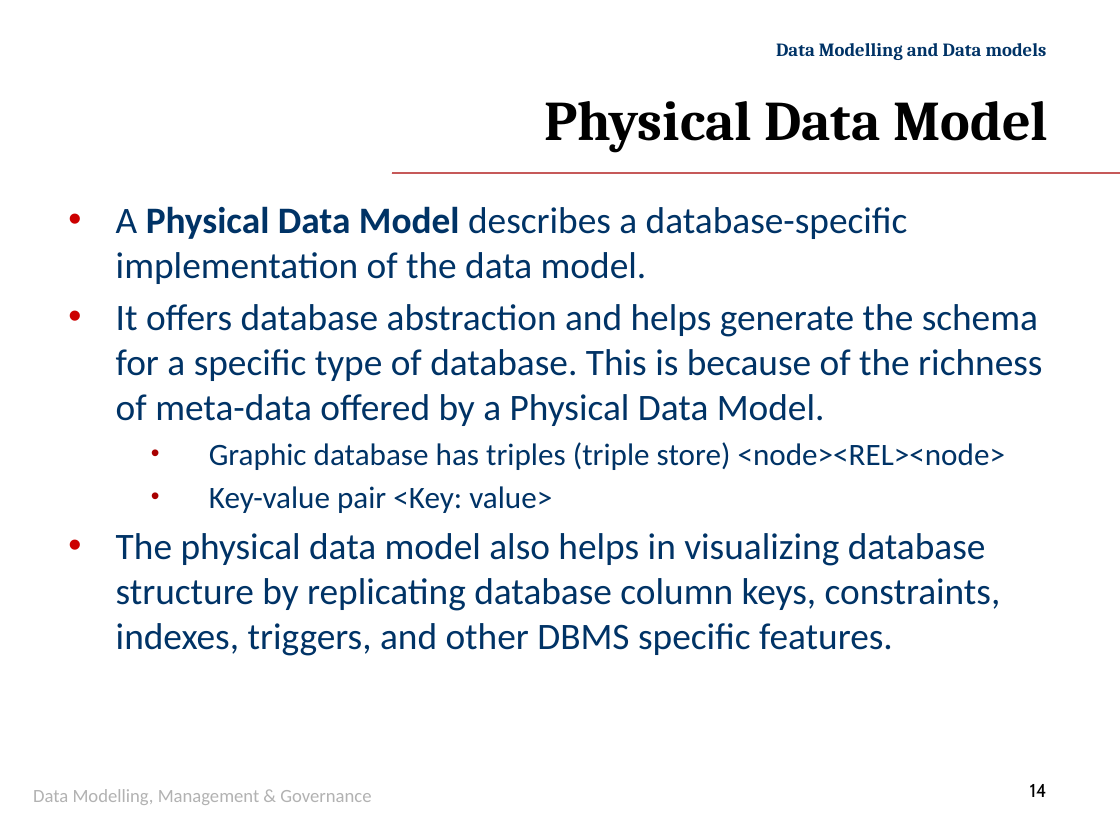
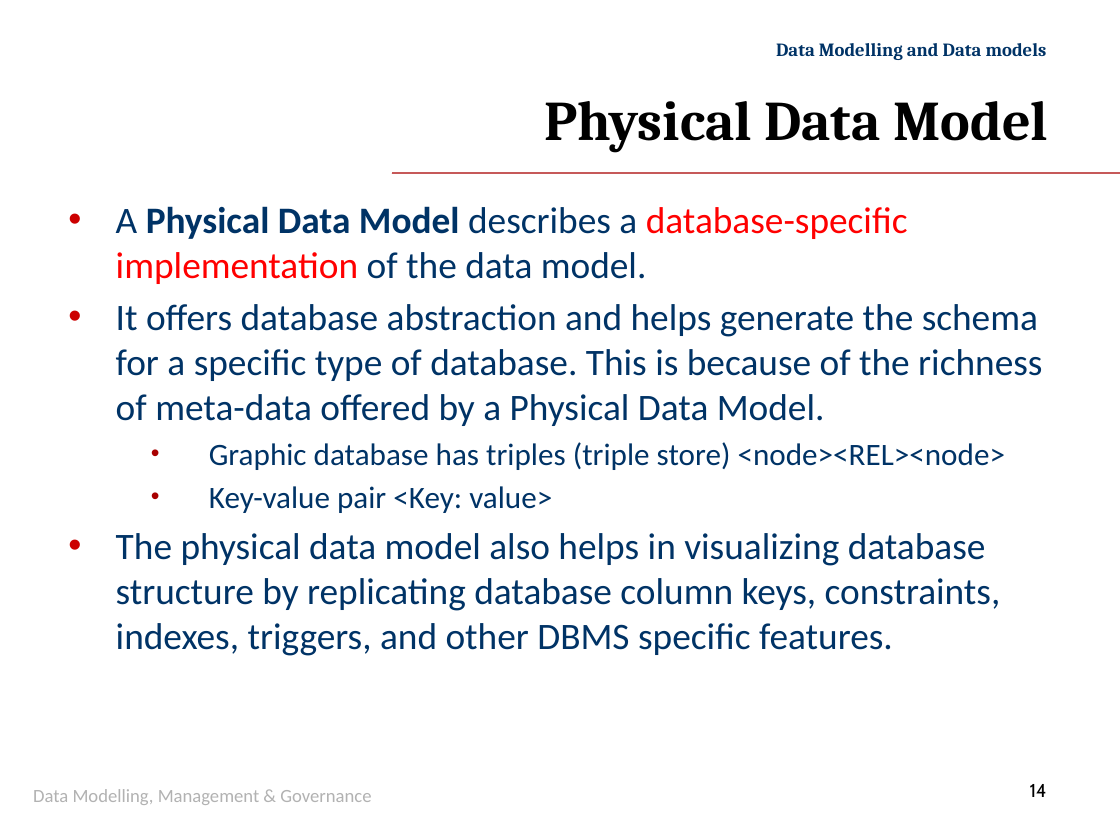
Before and after one commit to GangminLi/GangminLi.github.io, a slide deck: slide 14 of slides/cis108-6/Slides 3.1 - Data Modelling -ERM ERD and RDM.pptx. Drawn at 1120x840 pixels with LibreOffice and Linux fonts; fonts in the diff are those of the drawing; background and template pictures are left out. Boxes give left, top, right and bottom in pixels: in the first picture for what was removed or moved away, otherwise in the second. Text is boxed around its words. In the diff, an @@ line names an element or a change of style, - is before the commit and + after.

```diff
--- a/slides/cis108-6/Slides 3.1 - Data Modelling -ERM ERD and RDM.pptx
+++ b/slides/cis108-6/Slides 3.1 - Data Modelling -ERM ERD and RDM.pptx
@@ text at [116,206,908,284]: text colour #003366 to #FF0000 in "database-specific implementation" @@
```
Also in this commit, not shown: 5 other slides changed, 12 other files.
